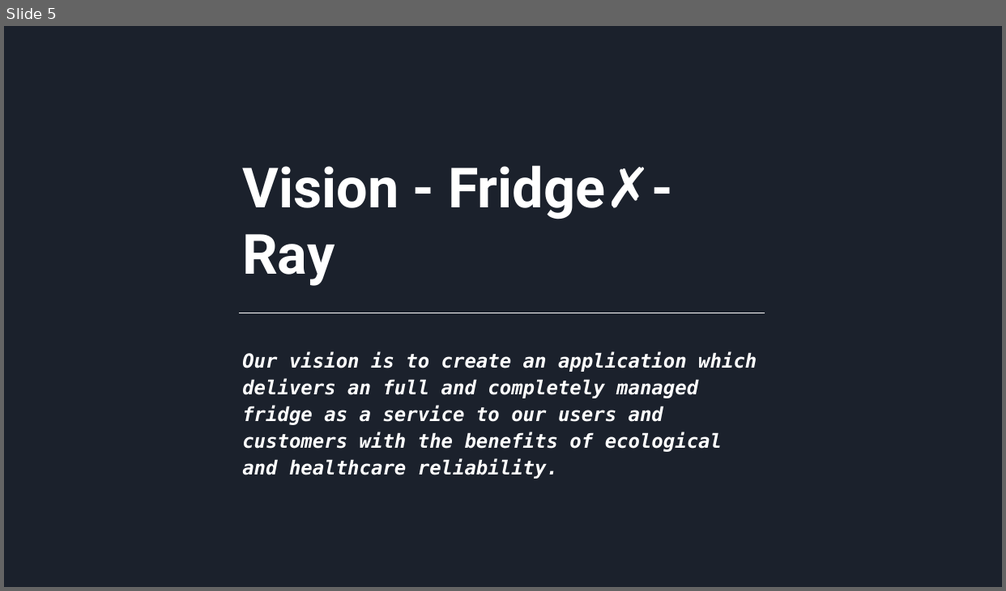
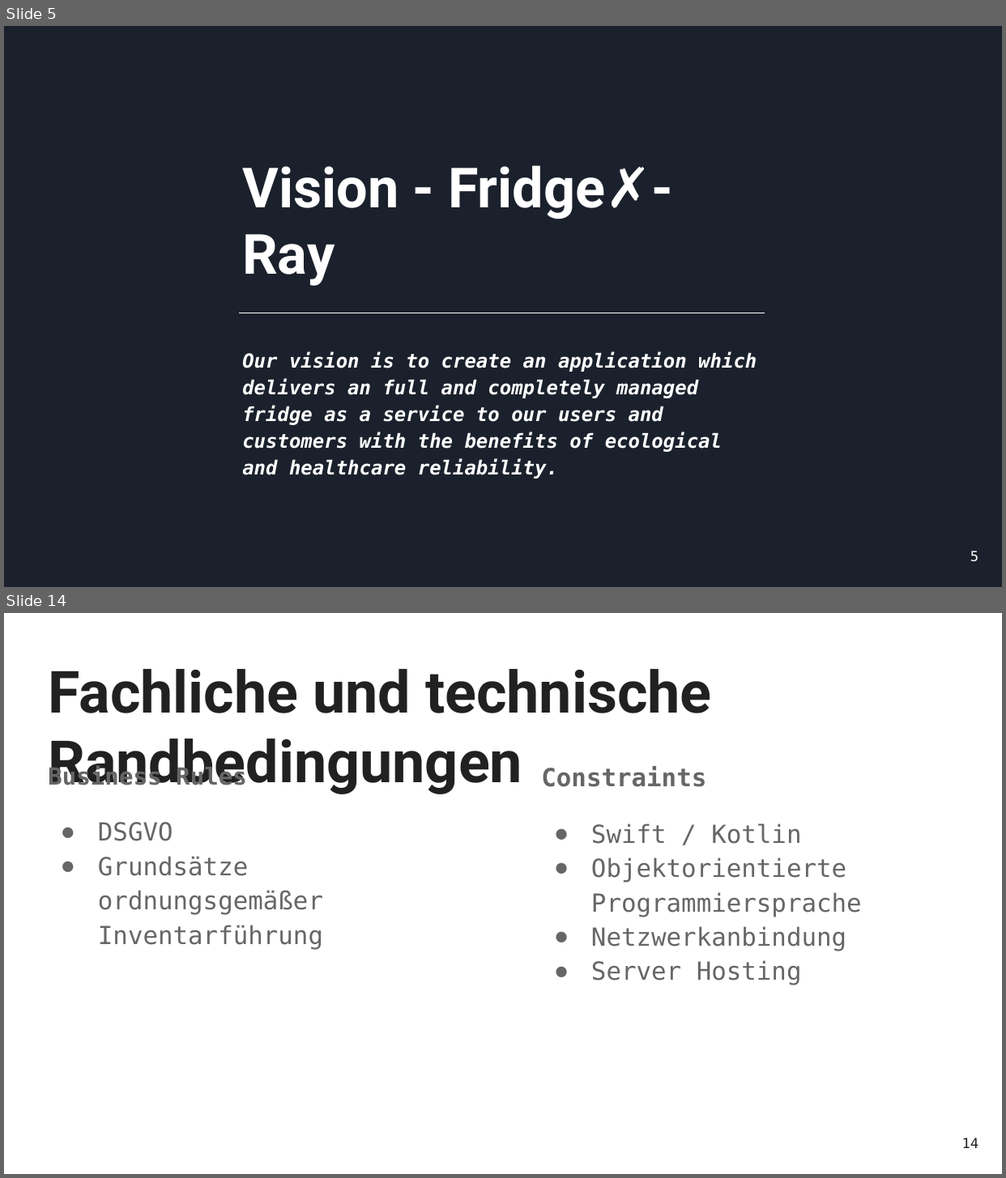
Before and after one commit to HeroPhil/DHBW-Fridge, a slide deck: presentation.pptx. Shown one above the other, each under a label of ours: slide 5 before the commit, slides 5 and 14 after it; the slides between them are not shown. The pictures are 1006x591 and 1006x1178 pixels, drawn with LibreOffice and Linux fonts; fonts in the diff are those of the drawing. Boxes give left, top, right and bottom in pixels: in the first picture for what was removed or moved away, otherwise in the second. Text is boxed around its words. In the diff, an @@ line names an element or a change of style, - is before the commit and + after.

```diff
--- a/presentation.pptx
+++ b/presentation.pptx
@@ slide 14 added at [4,613,1002,1174], background #FFFFFF @@
@@ title added at [48,669,712,794], 42 pt, text #212121, bold @@
+Fachliche und technische Randbedingungen
@@ text added at [48,765,323,950], 18 pt, text #666666 @@
+Business Rules
+● DSGVO
+● Grundsätze ordnungsgemäßer Inventarführung
@@ text added at [541,766,862,986], 18 pt, text #666666 @@
+Constraints
+● Swift / Kotlin
+● Objektorientierte Programmiersprache
+● Netzwerkanbindung
+● Server Hosting
@@ page number added at [962,1138,979,1148], 10 pt, text #212121 @@
+14
@@ slide 5 changed as well @@
@@ page number added at [970,551,978,562], 10 pt, text #FFFFFF @@
+5
```
Also in this commit, not shown: 6 other slides changed, 15 other slides added, 17 slides removed, 13 other files.
